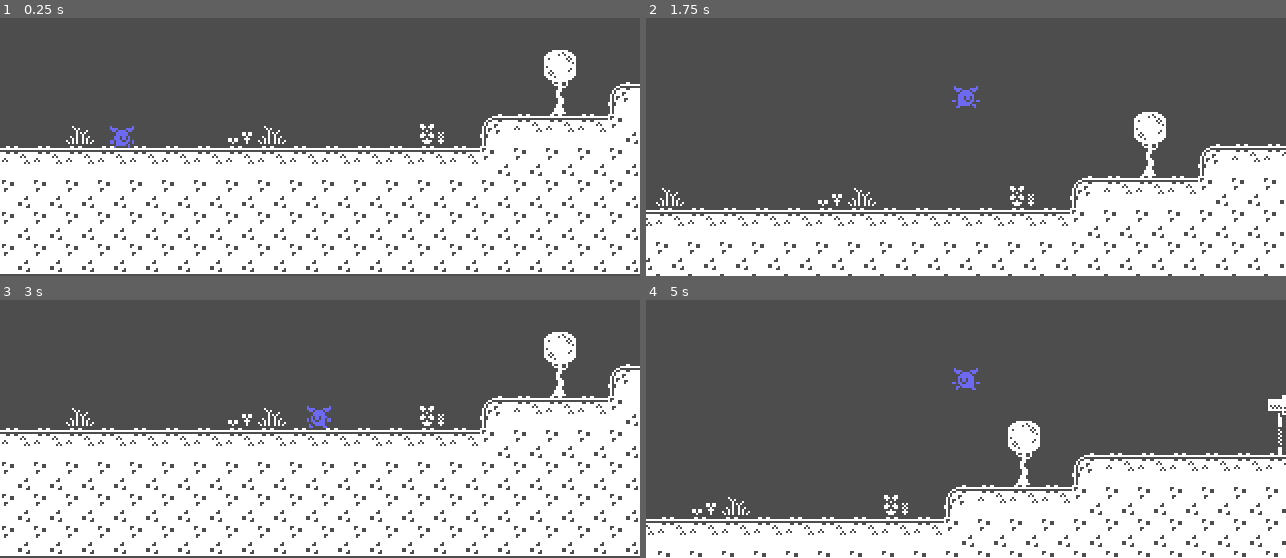
Above: before the commit, frames 1-4 (two rows, left to right).
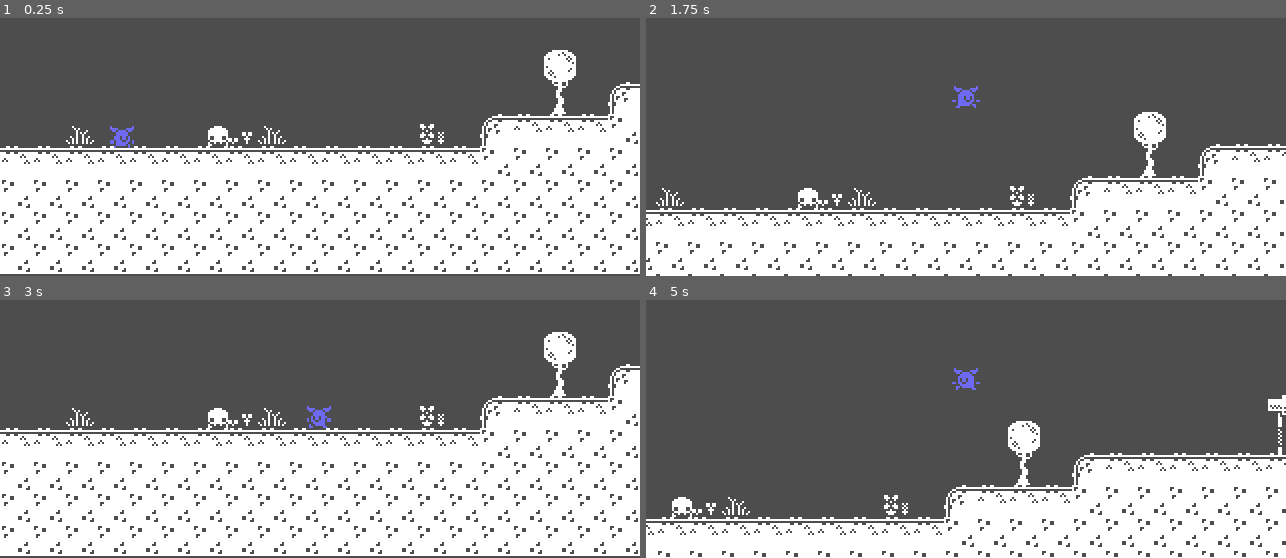
Above: after the commit, the same moments.

Repository: emilykrohn/2DPlatformer
Game: Godot game, scene res://main.tscn
Same seed, same stepped clock (60 frames per second), same inputs: the game is played once before the commit and once after it.
Inputs:
- Up to frame 1 (0.25 s): no input
- Up to frame 2 (1.75 s): tap Enter (ui_accept) at 0.5, 0.77, 1.52 s; hold Right (ui_right) from 0.53 s (still down)
- Up to frame 3 (3 s): release Right (ui_right) at 2.03 s; hold Left (ui_left) 2.03-2.78 s; hold Right (ui_right) from 2.78 s (still down)
- Up to frame 4 (5 s): tap Enter (ui_accept) at 3.02, 3.77, 4.52 s; release Right (ui_right) at 4.28 s; hold Left (ui_left) from 4.28 s (still down)

The runs differ from the first frame. In frame 1, 0.2% of the frame differs, in the area x 32-36%, y 41-51%; in frame 2, 0.2%; in frame 3, 0.2%; in frame 4, 0.2%.

Commit message:
Player takes damage when collide with enemy

Diff:
--- /dev/null
+++ b/enemy_1.gd
@@ -0,0 +1,17 @@
+extends RigidBody2D
+
+
+# Called when the node enters the scene tree for the first time.
+func _ready():
+	pass # Replace with function body.
+
+
+# Called every frame. 'delta' is the elapsed time since the previous frame.
+func _process(delta):
+	pass
+
+
+func _on_area_2d_body_entered(body):
+	if body.name == "Player":
+		get_node("../Player").damage_player(1)
+		print(get_node("../Player").health)
--- a/enemy_1.tscn
+++ b/enemy_1.tscn
@@ -1,5 +1,6 @@
-[gd_scene load_steps=8 format=3 uid="uid://d4cutbqeq7tv3"]
+[gd_scene load_steps=10 format=3 uid="uid://d4cutbqeq7tv3"]
 
+[ext_resource type="Script" path="res://enemy_1.gd" id="1_imiiq"]
 [ext_resource type="Texture2D" uid="uid://d1chipvcfup1y" path="res://Art/Enemy1/tile_0320.png" id="1_kfvc8"]
 [ext_resource type="Texture2D" uid="uid://yjiomt2mq3uj" path="res://Art/Enemy1/tile_0324.png" id="2_vqfld"]
 [ext_resource type="Texture2D" uid="uid://hdjaia6sb6rp" path="res://Art/Enemy1/tile_0323.png" id="3_g2jch"]
@@ -42,7 +43,13 @@
 [sub_resource type="CircleShape2D" id="CircleShape2D_kor72"]
 radius = 5.09902
 
+[sub_resource type="CircleShape2D" id="CircleShape2D_nuomd"]
+radius = 5.0
+
 [node name="Enemy1" type="RigidBody2D"]
+collision_layer = 2
+collision_mask = 2
+script = ExtResource("1_imiiq")
 
 [node name="AnimatedSprite2D" type="AnimatedSprite2D" parent="."]
 sprite_frames = SubResource("SpriteFrames_d3g7t")
@@ -53,3 +60,11 @@
 [node name="CollisionShape2D" type="CollisionShape2D" parent="."]
 position = Vector2(0, 2)
 shape = SubResource("CircleShape2D_kor72")
+
+[node name="Area2D" type="Area2D" parent="."]
+
+[node name="CollisionShape2D" type="CollisionShape2D" parent="Area2D"]
+position = Vector2(0, 2)
+shape = SubResource("CircleShape2D_nuomd")
+
+[connection signal="body_entered" from="Area2D" to="." method="_on_area_2d_body_entered"]
--- a/main.tscn
+++ b/main.tscn
@@ -1,8 +1,9 @@
-[gd_scene load_steps=8 format=3 uid="uid://beqsqlhjgg1ma"]
+[gd_scene load_steps=9 format=3 uid="uid://beqsqlhjgg1ma"]
 
 [ext_resource type="Texture2D" uid="uid://cnk564dw3s6vl" path="res://Art/Tilemap/monochrome_tilemap_transparent_packed.png" id="1_c36dr"]
 [ext_resource type="PackedScene" uid="uid://l5erdx8idycd" path="res://player.tscn" id="2_shmwn"]
 [ext_resource type="Script" path="res://Ladder.gd" id="3_iuvrq"]
+[ext_resource type="PackedScene" uid="uid://d4cutbqeq7tv3" path="res://enemy_1.tscn" id="4_sv820"]
 
 [sub_resource type="TileSetAtlasSource" id="TileSetAtlasSource_td8sm"]
 texture = ExtResource("1_c36dr")
@@ -1220,7 +1221,8 @@
 19:19/0/physics_layer_0/angular_velocity = 0.0
 
 [sub_resource type="TileSet" id="TileSet_8ipus"]
-physics_layer_0/collision_layer = 1
+physics_layer_0/collision_layer = 3
+physics_layer_0/collision_mask = 3
 sources/1 = SubResource("TileSetAtlasSource_td8sm")
 
 [sub_resource type="RectangleShape2D" id="RectangleShape2D_hc5qo"]
@@ -1236,6 +1238,24 @@
 format = 2
 layer_0/tile_data = PackedInt32Array(65535, 524289, 4, 0, 524289, 4, 1, 524289, 4, 2, 524289, 4, 3, 524289, 4, 4, 52428 …(6033 unchanged characters)…
 
+[node name="Ladder" type="Node" parent="."]
+script = ExtResource("3_iuvrq")
+
+[node name="Area2D" type="Area2D" parent="Ladder"]
+
+[node name="CollisionShape2D" type="CollisionShape2D" parent="Ladder/Area2D"]
+position = Vector2(761, -147.5)
+shape = SubResource("RectangleShape2D_hc5qo")
+
+[node name="LadderTop" type="Area2D" parent="Ladder"]
+
+[node name="CollisionShap2D" type="CollisionShape2D" parent="Ladder/LadderTop"]
+position = Vector2(761, -235.5)
+shape = SubResource("RectangleShape2D_iaboc")
+
+[node name="Enemy1" parent="." instance=ExtResource("4_sv820")]
+position = Vector2(109, -7)
+
 [node name="Player" parent="." instance=ExtResource("2_shmwn")]
 position = Vector2(61, -8)
 metadata/_edit_group_ = true
@@ -1243,21 +1263,6 @@
 [node name="Camera2D" type="Camera2D" parent="Player"]
 limit_left = 0
 limit_bottom = 65
-
-[node name="Ladder" type="Node" parent="."]
-script = ExtResource("3_iuvrq")
-
-[node name="Area2D" type="Area2D" parent="Ladder"]
-
-[node name="CollisionShape2D" type="CollisionShape2D" parent="Ladder/Area2D"]
-position = Vector2(761, -147.5)
-shape = SubResource("RectangleShape2D_hc5qo")
-
-[node name="LadderTop" type="Area2D" parent="Ladder"]
-
-[node name="CollisionShap2D" type="CollisionShape2D" parent="Ladder/LadderTop"]
-position = Vector2(761, -235.5)
-shape = SubResource("RectangleShape2D_iaboc")
 
 [connection signal="body_entered" from="Ladder/Area2D" to="Ladder" method="_on_area_2d_body_entered"]
 [connection signal="body_exited" from="Ladder/Area2D" to="Ladder" method="_on_area_2d_body_exited"]
--- a/player.gd
+++ b/player.gd
@@ -9,9 +9,13 @@
 var is_walking := false
 var is_jumping := false
 
+var health := 10
+
 # Get the gravity from the project settings to be synced with RigidBody nodes.
 var gravity = ProjectSettings.get_setting("physics/2d/default_gravity")
 
+func damage_player(amount):
+	health -= amount
 
 func _physics_process(delta):
 	# Add the gravity.
